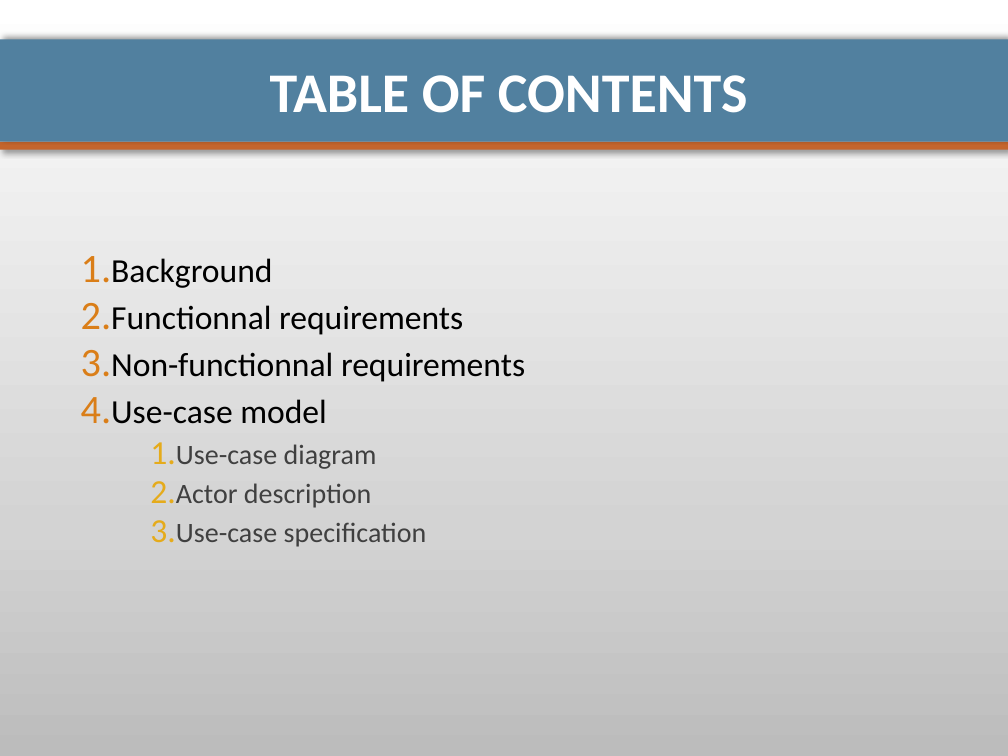
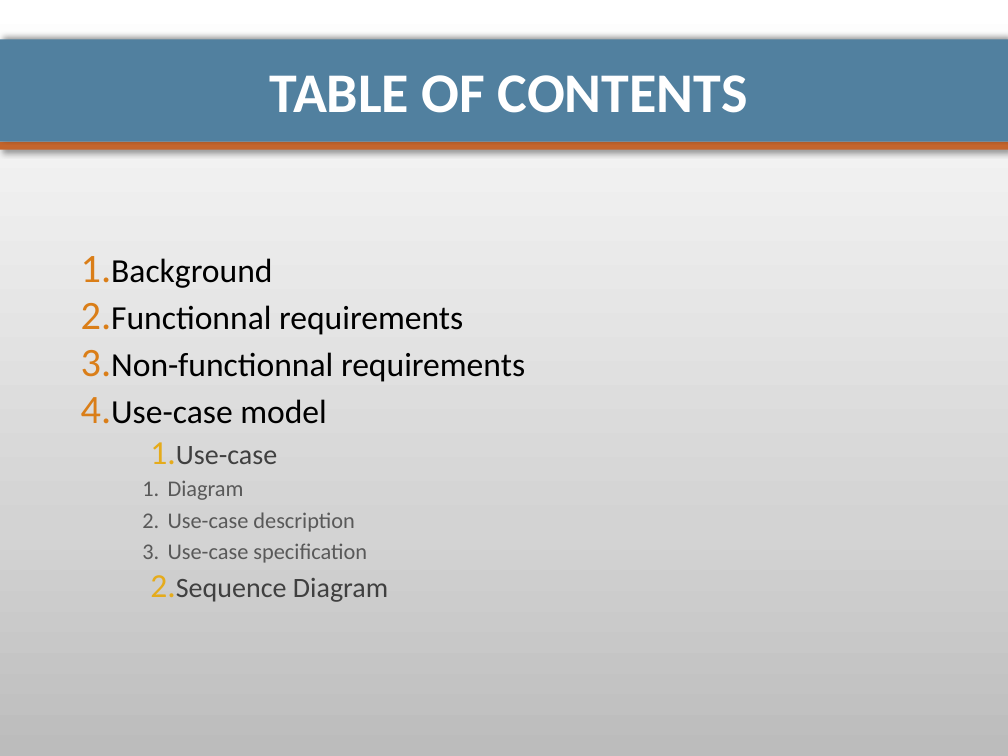
Before and after one commit to pierrealauzet/euroteam, a slide deck: slide 2 of Project 1/CS554_EuroTeam_Proposal.pptx. Drawn at 1008x756 pixels with LibreOffice and Linux fonts; fonts in the diff are those of the drawing. Boxes give left, top, right and bottom in pixels: in the first picture for what was removed or moved away, otherwise in the second. Text is boxed around its words. In the diff, an @@ line names an element or a change of style, - is before the commit and + after.

```diff
--- a/Project 1/CS554_EuroTeam_Proposal.pptx
+++ b/Project 1/CS554_EuroTeam_Proposal.pptx
@@ text at <box>168,446,355,532</box>: text changed; size 20 to 16 pt; text colour #404040 to #595959 @@
-  1. Use-case diagram
-  2. Actor description
+  1. Use-case
+    1. Diagram
+    2. Use-case description
@@ text at <box>168,543,367,563</box>: size 20 to 16 pt, text colour #404040 to #595959 in "Use-case specification"; list level 2 to 3 in "Use-case specification" @@
@@ text at <box>176,578,388,602</box>: paragraph added @@
+  2. Sequence Diagram
```
Also in this commit, not shown: 2 other slides changed, 8 slides added, 1 other file.
